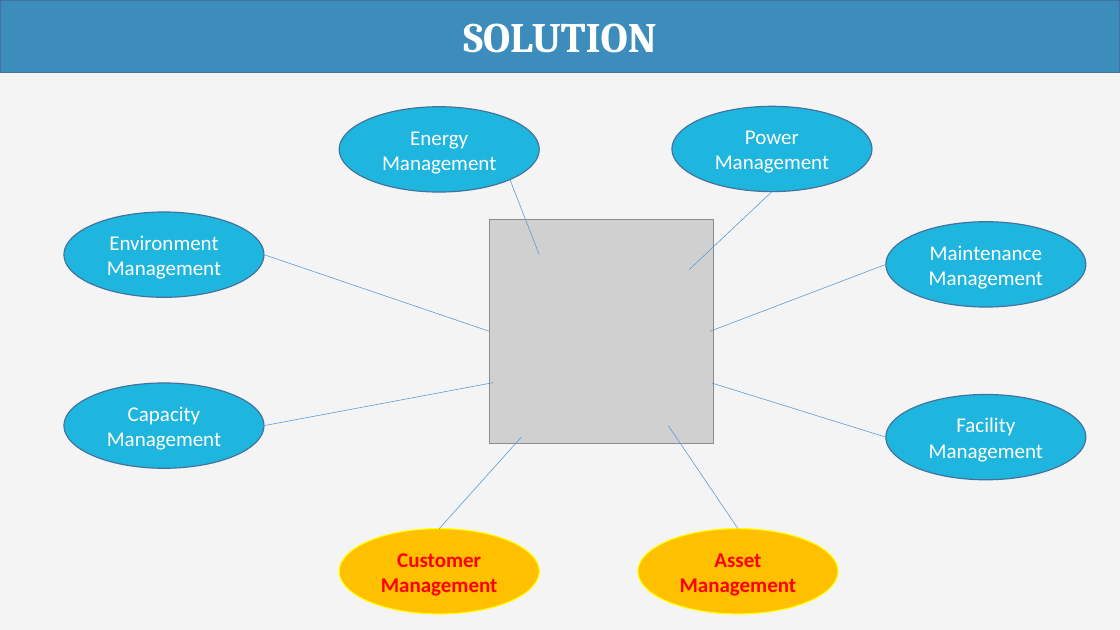
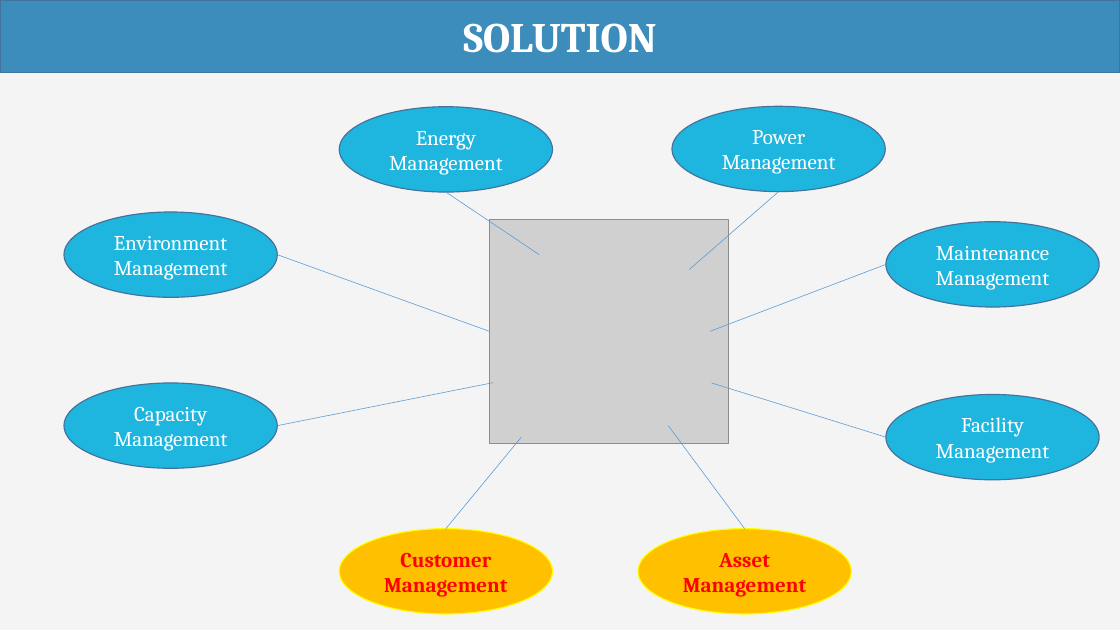
Before and after one commit to haltt051093/IMS-datacenter, a slide deck: slide 6 of Document/Presentation/IMS_20160407_Presentation.pptx. Drawn at 1120x630 pixels with LibreOffice and Linux fonts; fonts in the diff are those of the drawing; grey boxes stand for pictures. Boxes give left, top, right and bottom in pixels: in the first picture for what was removed or moved away, otherwise in the second. Text is boxed around its words. In the diff, an @@ line names an element or a change of style, - is before the commit and + after.

```diff
--- a/Document/Presentation/IMS_20160407_Presentation.pptx
+++ b/Document/Presentation/IMS_20160407_Presentation.pptx
@@ ellipse "Energy Management": place and size @@
-ellipse "Energy Management" at [339,107,539,192]
+ellipse "Energy Management" at [339,107,553,192]
@@ ellipse "Power Management": place and size @@
-ellipse "Power Management" at [672,107,872,192]
+ellipse "Power Management" at [672,107,886,192]
@@ line moved from (510, 180) - (539, 255) to (446, 192) - (539, 255) @@
@@ line moved from (772, 192) - (690, 270) to (779, 192) - (690, 270) @@
@@ ellipse "Environment Management": place and size @@
-ellipse "Environment Management" at [64,212,264,297]
+ellipse "Environment Management" at [64,212,277,297]
@@ picture: place and size @@
-picture at [490,219,714,444]
+picture at [490,219,728,444]
@@ ellipse "Maintenance Management": place and size @@
-ellipse "Maintenance Management" at [886,222,1086,308]
+ellipse "Maintenance Management" at [886,222,1100,308]
@@ line moved from (264, 255) - (490, 331) to (277, 255) - (490, 331) @@
@@ ellipse "Capacity Management": place and size @@
-ellipse "Capacity Management" at [64,383,264,469]
+ellipse "Capacity Management" at [64,383,277,469]
@@ line moved from (264, 426) - (493, 383) to (277, 426) - (493, 383) @@
@@ ellipse "Facility Management": place and size @@
-ellipse "Facility Management" at [886,395,1086,481]
+ellipse "Facility Management" at [886,395,1100,481]
@@ line moved from (439, 528) - (522, 437) to (446, 528) - (522, 437) @@
@@ line moved from (739, 528) - (669, 426) to (744, 528) - (669, 426) @@
@@ ellipse "Customer Management": place and size @@
-ellipse "Customer Management" at [339,528,539,614]
+ellipse "Customer Management" at [339,528,553,614]
@@ font Calibri to Cambria in 8 elements at [672,107,886,192], [886,222,1100,308], [886,395,1100,481], [339,107,553,192], [64,212,277,297], [339,528,553,614], [64,383,277,469], [639,528,852,614] @@
@@ ellipse "Asset Management": place and size @@
-ellipse "Asset Management" at [639,528,839,614]
+ellipse "Asset Management" at [639,528,852,614]
```
Also in this commit, not shown: 9 other slides changed, 3 slides added, 2 other files.
